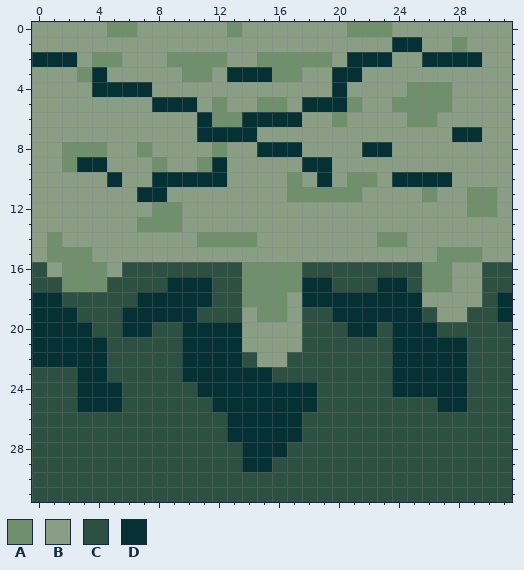
A pixel-art sprite gets an edit: resources/rockcrack.png. The first picture shows the starting point.
The file is 32x32 pixels.
Palette (. is transparent): A #708f6c  B #8a9e85  C #2d5042  D #053135
Pixels before, first column x 0:
 0 BBBBBAABBBBBBABBBBBBBAAABBBBBBBB
 1 BBBBBBBBBBBBBBBBBBBBBBBBDDBBABBB
 2 DDDBAABBBAAAABBAAAAABDDDBBDDDDBB
 3 BBBADBBBBBAABDDDAABBDDBBBBBBBBBB
 4 BBBBDDDDBBBBBBBBBBBBDBBBBAAABBBB
 5 BBBBBBBBDDDBABBAABDDDABBAAAABBBB
 6 BBBBBBBBBBBDAADDDDBBABBBBAABBBBB
 7 BBBBBBBBBBBDDDDBBBBBBBBBBBBBDDBB
 8 BBAAABBABBBBABBDDDBBBBDDBBBBBBBB
 9 BBADDBBBABBADBBBBBDDBBBBBBBBBBBB
10 BBBBBDBBDDDDDBBBBABDBAABDDDDBBBB
11 BBBBBBBDDBBBBBBBBAAAAABBBBABBAAB
12 BBBBBBBBAABBBBBBBBBBBBBBBBBBBAAB
13 BBBBBBBAAABBBBBBBBBBBBBBBBBBBBBB
14 BABBBBBBBBBAAAABBBBBBBBAABBBBBBB
15 BAAABBBBBBBBBBBBBBBBBBBBBBBAAABB
16 CBAAABCCCCCCCCAAAACCCCCCCCAABBCC
17 CCAAACCCCDDDCCAAAADDCCCDDCAABBCC
18 DDCCCCCDDDDDCCAAABDDDDDDDDBBBBCD
19 DDDCCCDDDDDCCCBAABCCDDDDDDCBBCCD
20 DDDDCCDDCCDDDDBBBBCCCDDCDDDCCCCC
21 DDDDDCCCCCDDDDBBBBCCCCCCDDDDDCCC
22 DDDDDCCCCCDDDDCBBCCCCCCCDDDDDCCC
23 CCCDDCCCCCDDDDDDCCCCCCCCDDDDDCCC
24 CCCDDDCCCCCDDDDDDDDCCCCCDDDDDCCC
25 CCCDDDCCCCCCDDDDDDDCCCCCCCCDDCCC
26 CCCCCCCCCCCCCDDDDDCCCCCCCCCCCCCC
27 CCCCCCCCCCCCCDDDDDCCCCCCCCCCCCCC
28 CCCCCCCCCCCCCCDDDCCCCCCCCCCCCCCC
29 CCCCCCCCCCCCCCDDCCCCCCCCCCCCCCCC
30 CCCCCCCCCCCCCCCCCCCCCCCCCCCCCCCC
31 CCCCCCCCCCCCCCCCCCCCCCCCCCCCCCCC
After:
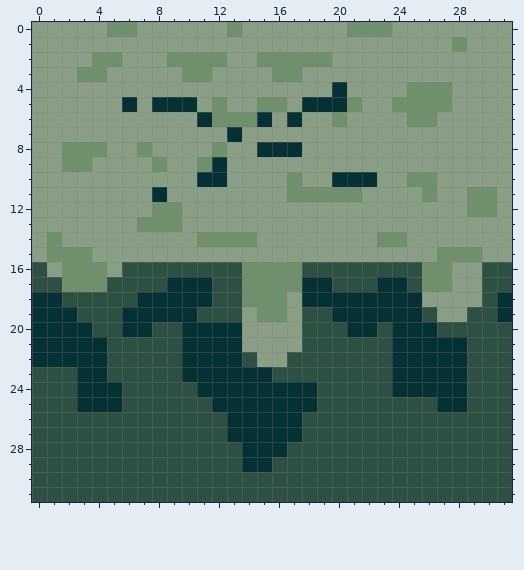
Difference:
{"y":1,"x":24,"old":"DD","new":"BB"}
{"y":2,"x":0,"old":"DDD","new":"BBB"}
{"y":2,"x":21,"old":"DDD","new":"BBB"}
{"y":2,"x":26,"old":"DDDD","new":"BBBB"}
{"y":3,"x":4,"old":"D","new":"A"}
{"y":3,"x":13,"old":"DDD","new":"BBB"}
{"y":3,"x":20,"old":"DD","new":"BB"}
{"y":4,"x":4,"old":"DDDD","new":"BBBB"}
{"y":5,"x":6,"old":"B","new":"D"}
{"y":6,"x":14,"old":"D","new":"A"}
{"y":6,"x":16,"old":"D","new":"B"}
{"y":7,"x":11,"old":"DD","new":"BB"}
{"y":7,"x":14,"old":"D","new":"B"}
{"y":7,"x":28,"old":"DD","new":"BB"}
{"y":8,"x":22,"old":"DD","new":"BB"}
{"y":9,"x":3,"old":"DD","new":"AB"}
{"y":9,"x":18,"old":"DD","new":"BB"}
{"y":10,"x":5,"old":"D","new":"B"}
{"y":10,"x":8,"old":"DDD","new":"BBB"}
{"y":10,"x":19,"old":"DBAA","new":"BDDD"}
{"y":10,"x":24,"old":"DDDD","new":"BAAB"}
{"y":11,"x":7,"old":"D","new":"B"}
{"label":"changed","picture_box":[32,37,482,202]}
